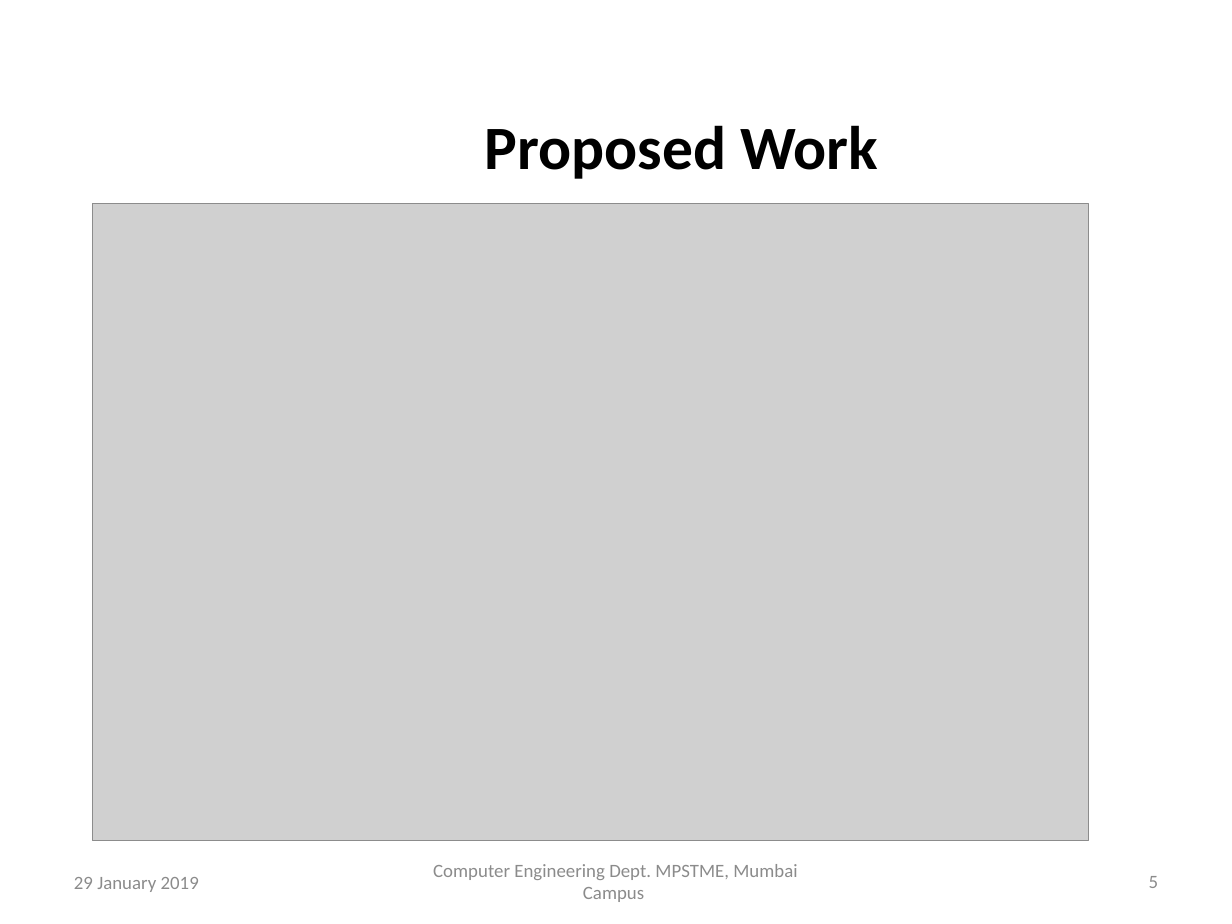
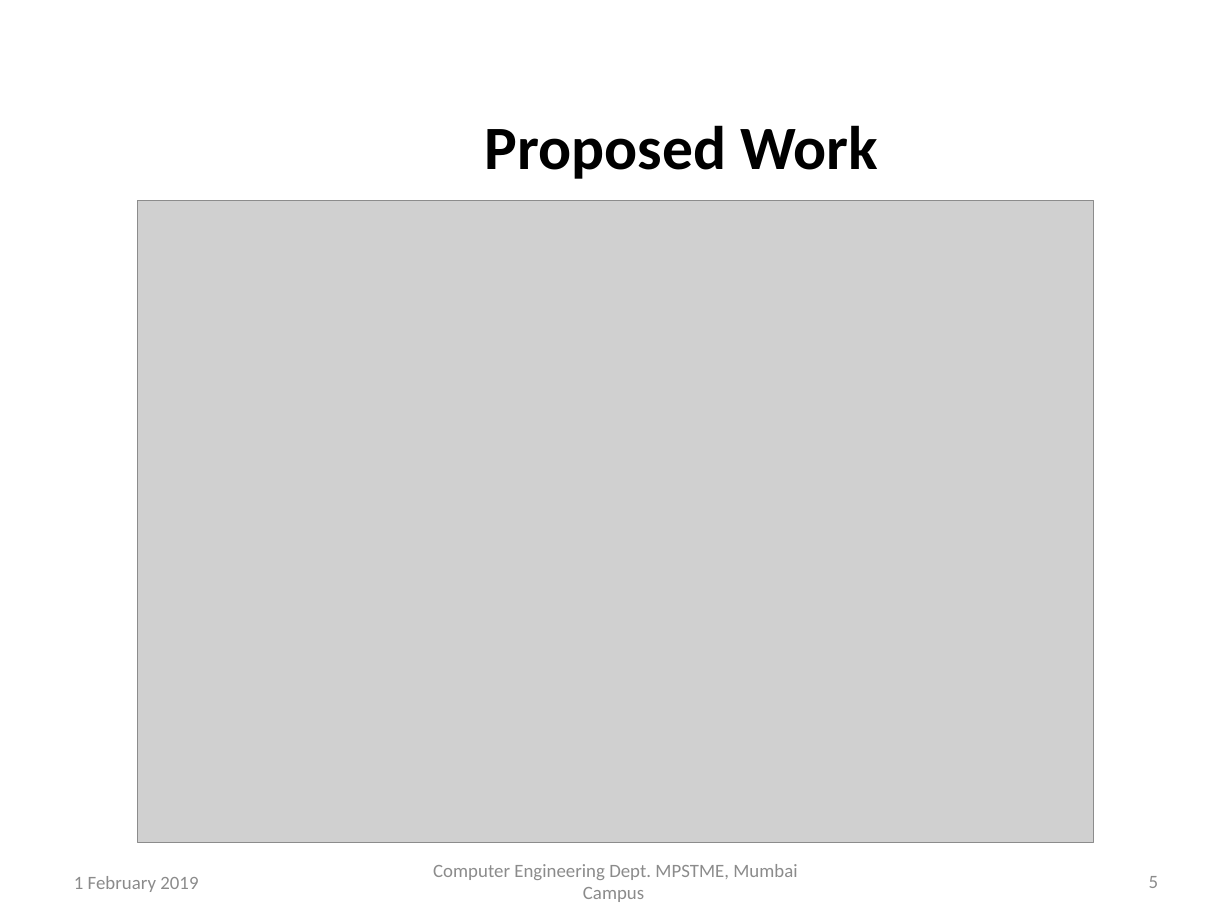
Before and after one commit to TeeeJaey/SignatureVerifier, a slide deck: slide 5 of PPT/B002_ProjectPPT.pptx. Drawn at 1232x924 pixels with LibreOffice and Linux fonts; fonts in the diff are those of the drawing; grey boxes stand for pictures; background and template pictures are left out. Boxes give left, top, right and bottom in pixels: in the first picture for what was removed or moved away, otherwise in the second. Text is boxed around its words. In the diff, an @@ line names an element or a change of style, - is before the commit and + after.

```diff
--- a/PPT/B002_ProjectPPT.pptx
+++ b/PPT/B002_ProjectPPT.pptx
@@ picture: place and size @@
-picture at bbox=[92, 203, 1088, 840]
+picture at bbox=[138, 201, 1094, 843]
@@ text at bbox=[74, 876, 198, 892]: text changed @@
-29 January 2019
+1 February 2019
```
Also in this commit, not shown: 24 other slides changed, 1 slide removed, 5 other files.
